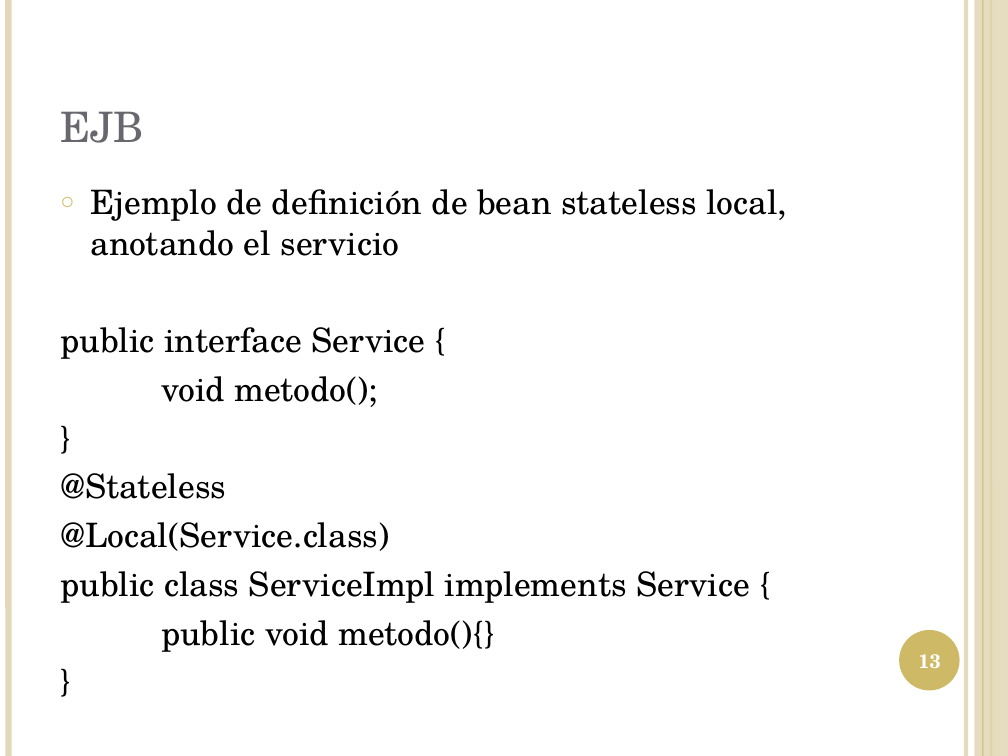
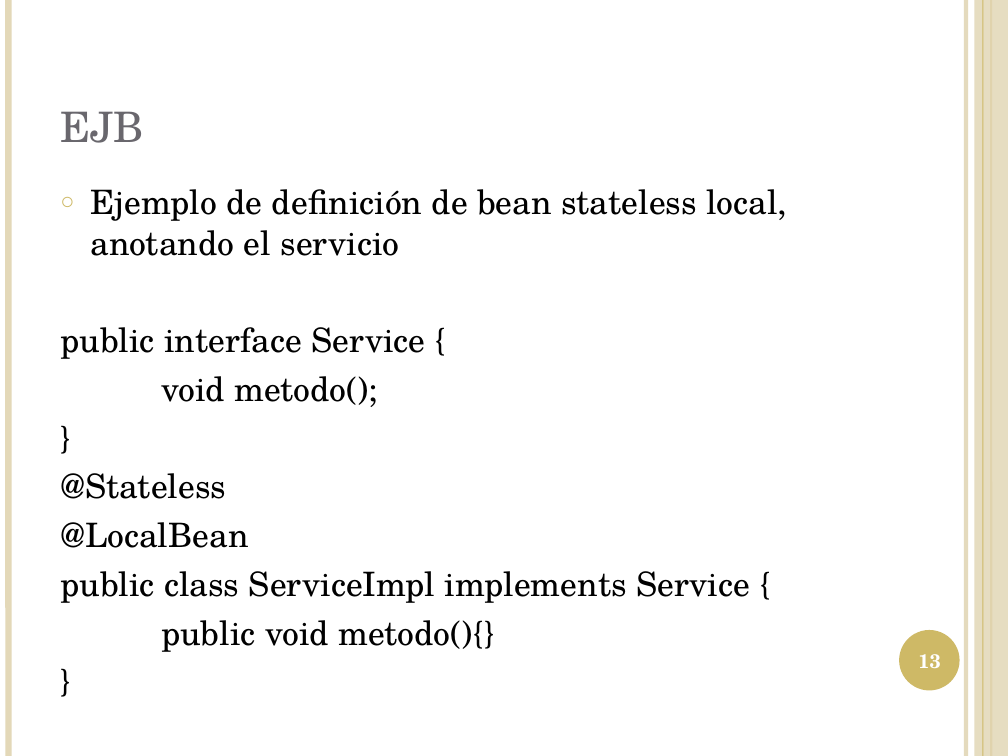
Before and after one commit to fdepablo/WsCursoJavaEE, a slide deck: slide 13 of _37_EJB_HolaMundo/powerpoint/EJB 3.0.pptx. Drawn at 1008x756 pixels with LibreOffice and Linux fonts; fonts in the diff are those of the drawing. Boxes give left, top, right and bottom in pixels: in the first picture for what was removed or moved away, otherwise in the second. Text is boxed around its words. In the diff, an @@ line names an element or a change of style, - is before the commit and + after.

```diff
--- a/_37_EJB_HolaMundo/powerpoint/EJB 3.0.pptx
+++ b/_37_EJB_HolaMundo/powerpoint/EJB 3.0.pptx
@@ text at bbox=[60, 522, 248, 548]: text changed @@
-@Local(Service.class)
+@LocalBean
```
Also in this commit, not shown: 46 other files.
